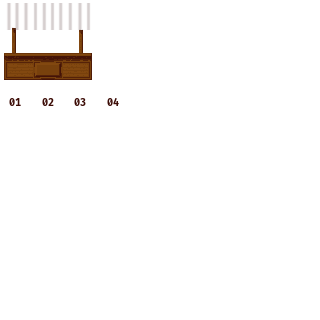
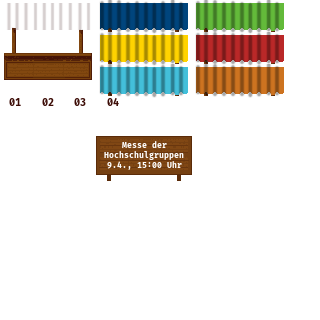
Before/after of a 320 x 320 layered artwork. What changed in the layer stack:
added group "stand-top-lightblue" with 3 layers above "stand-top-orange" over box(99, 64, 188, 98)
added layer "shadow #5" (multiply, 34%) in group "stand-top-lightblue" over box(99, 64, 184, 98)
added layer "color-blue #5" in group "stand-top-lightblue" over box(100, 67, 188, 95)
added layer "base #5" in group "stand-top-lightblue" over box(100, 67, 188, 96)
added group "stand-top-orange" with 3 layers above "stand-top-green" over box(195, 64, 284, 98)
added layer "shadow #4" (multiply, 34%) in group "stand-top-orange" over box(195, 64, 280, 98)
added layer "base #4" in group "stand-top-orange" over box(196, 67, 284, 96)
added group "stand-top-green" with 3 layers above "stand-top-red" over box(195, 0, 284, 35)
added layer "shadow #3" (multiply, 34%) in group "stand-top-green" over box(195, 0, 280, 35)
added layer "base #3" in group "stand-top-green" over box(196, 3, 284, 32)
added group "stand-top-red" with 3 layers above "stand-top-yellow" over box(195, 32, 284, 67)
added layer "shadow #2" (multiply, 34%) in group "stand-top-red" over box(195, 32, 280, 67)
added layer "base #2" in group "stand-top-red" over box(196, 35, 284, 64)
added group "stand-top-yellow" with 3 layers above "stand-top-blue" over box(99, 32, 188, 67)
added layer "shadow #1" (multiply, 34%) in group "stand-top-yellow" over box(99, 32, 184, 67)
added layer "base #1" in group "stand-top-yellow" over box(100, 35, 188, 64)
added group "stand-top-blue" with 3 layers above "floor-marker" over box(99, 0, 188, 35)
added layer "shadow" (multiply, 34%) in group "stand-top-blue" over box(99, 0, 184, 35)
added layer "base" in group "stand-top-blue" over box(100, 3, 188, 32)
added group "fair-sign" with 6 layers over box(96, 136, 192, 181)
added layer "border" in group "fair-sign" over box(96, 136, 192, 175)
added layer "base #7" in group "fair-sign" over box(96, 136, 192, 181)
…and 12 more changes (9 added, 1 opacity, 3 painted)
